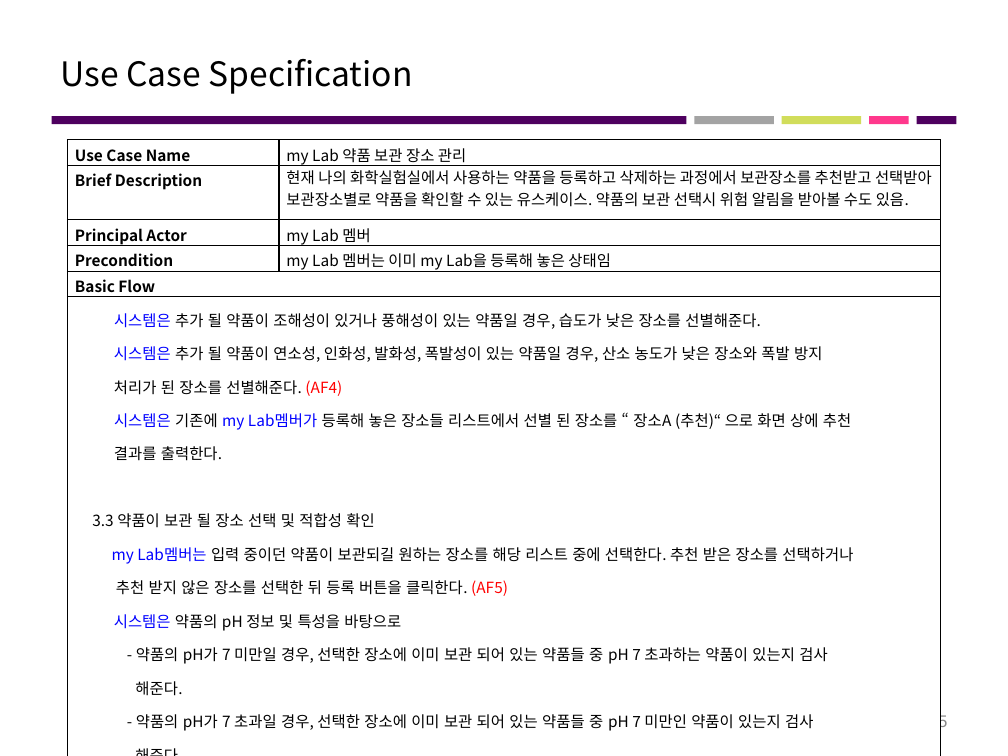
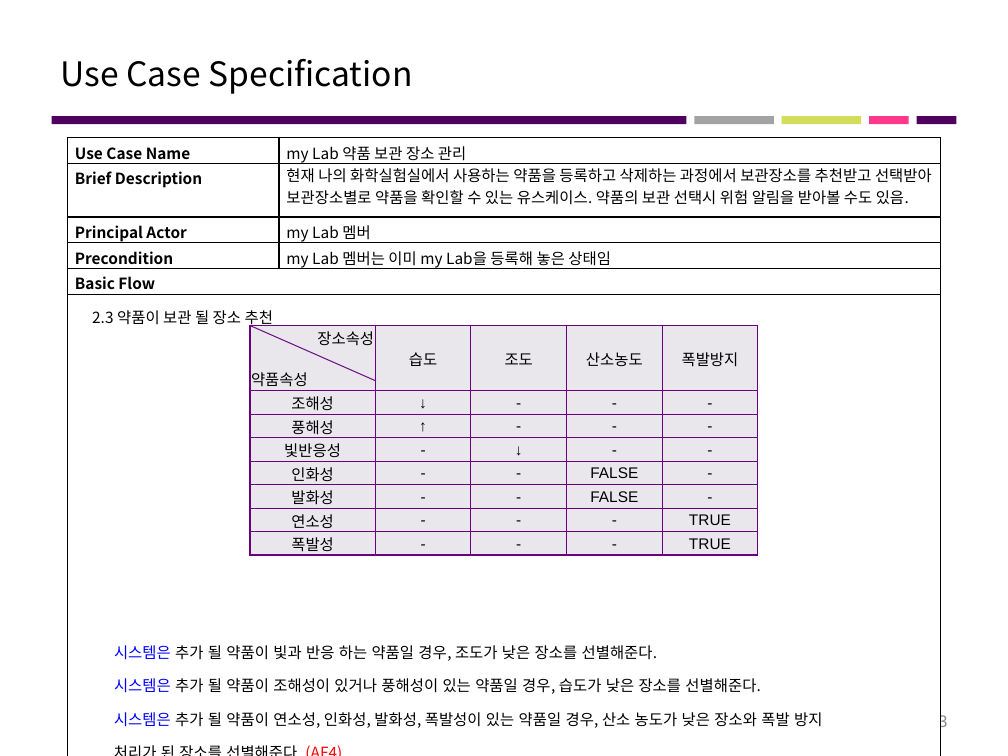
Before and after one commit to jisukim97/ChemicalManagementApplication, a slide deck: slide 3 of Document/4_수정중/Software Requirements Specification (1번).pptx (slide 5 before the commit). Drawn at 1008x756 pixels with LibreOffice and Linux fonts; fonts in the diff are those of the drawing. Boxes give left, top, right and bottom in pixels: in the first picture for what was removed or moved away, otherwise in the second. Text is boxed around its words. In the diff, an @@ line names an element or a change of style, - is before the commit and + after.

```diff
--- a/Document/4_수정중/Software Requirements Specification (1번).pptx
+++ b/Document/4_수정중/Software Requirements Specification (1번).pptx
@@ table at (68,138,940,732) @@
-row 6, column 1: 시스템은 추가 될 약품이 조해성이 있거나 풍해성이 있는 약품일 경우, 습도가 낮은 장소를 선별해준다. / 시스템은 추가 될 약품이 연소성, 인화성, 발화성, 폭발성이 있는 약품일 경우, 산소 농도가 낮은 장소와 폭발 방지 / 처리가 된 장소를 선별해준다. (AF4) / 시스템은 기존에 my Lab멤버가 등록해 놓은 장소들 리스트에서 선별 된 장소를 “ 장소A (추천)“ 으로 화면 상에 추천 / 결과를 출력한다. / 3.3 약품이 보관 될 장소 선택 및 적합성 확인 / my Lab멤버는 입력 중이던 약품이 보관되길 원하는 장소를 해당 리스트 중에 선택한다. 추천 받은 장소를 선택하거나 / 추천 받지 않은 장소를 선택한 뒤 등록 버튼을 클릭한다. (AF5) / 시스템은 약품의 pH 정보 및 특성을 바탕으로 / - 약품의 pH가 7 미만일 경우, 선택한 장소에 이미 보관 되어 있는 약품들 중 pH 7 초과하는 약품이 있는지 검사 / 해준다. / - 약품의 pH가 7 초과일 경우, 선택한 장소에 이미 보관 되어 있는 약품들 중 pH 7 미만인 약품이 있는지 검사 / 해준다. / - 혼재 할 수 없는 위험물 분류체계에 해당되는 약품이 존재하는지 검사해준다. / ( 예시 : 산화성 고체(제1류)와 가연성 고체(제2류)는 함께 존재하면 안된다. )
+row 6, column 1: 2.3 약품이 보관 될 장소 추천 / 시스템은 추가 될 약품이 빛과 반응 하는 약품일 경우, 조도가 낮은 장소를 선별해준다. / 시스템은 추가 될 약품이 조해성이 있거나 풍해성이 있는 약품일 경우, 습도가 낮은 장소를 선별해준다. / 시스템은 추가 될 약품이 연소성, 인화성, 발화성, 폭발성이 있는 약품일 경우, 산소 농도가 낮은 장소와 폭발 방지 / 처리가 된 장소를 선별해준다. (AF4) / 시스템은 기존에 my Lab멤버가 등록해 놓은 장소들 리스트에서 선별 된 장소를 “ 장소A (추천)“ 으로 화면 상에 추천 / 결과를 출력한다.
@@ table added at (250,326,758,559), 8 rows, 5 columns @@
+장소속성 / 약품속성 | 습도 | 조도 | 산소농도 | 폭발방지
+조해성 | ↓ | - | - | -
+풍해성 | ↑ | - | - | -
+빛반응성 | - | ↓ | - | -
+인화성 | - | - | FALSE | -
+발화성 | - | - | FALSE | -
+연소성 | - | - | - | TRUE
+폭발성 | - | - | - | TRUE
@@ line added from (250, 326) to (376, 381), #6F1185 0.75 pt @@
@@ page number at (938,713,947,731): text changed @@
-5
+3
```
Also in this commit, not shown: 5 other slides changed, 2 slides removed, 2 other files.
